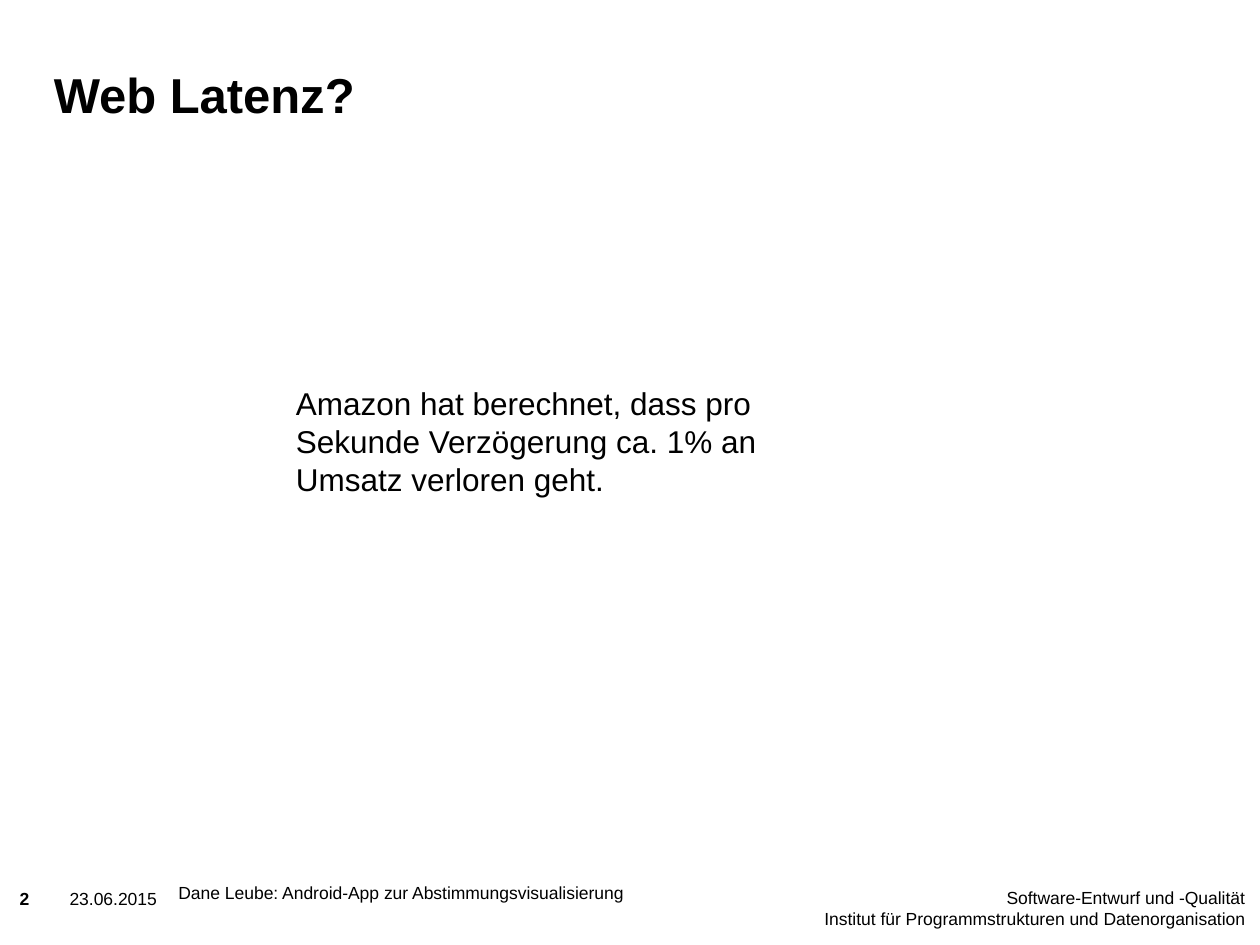
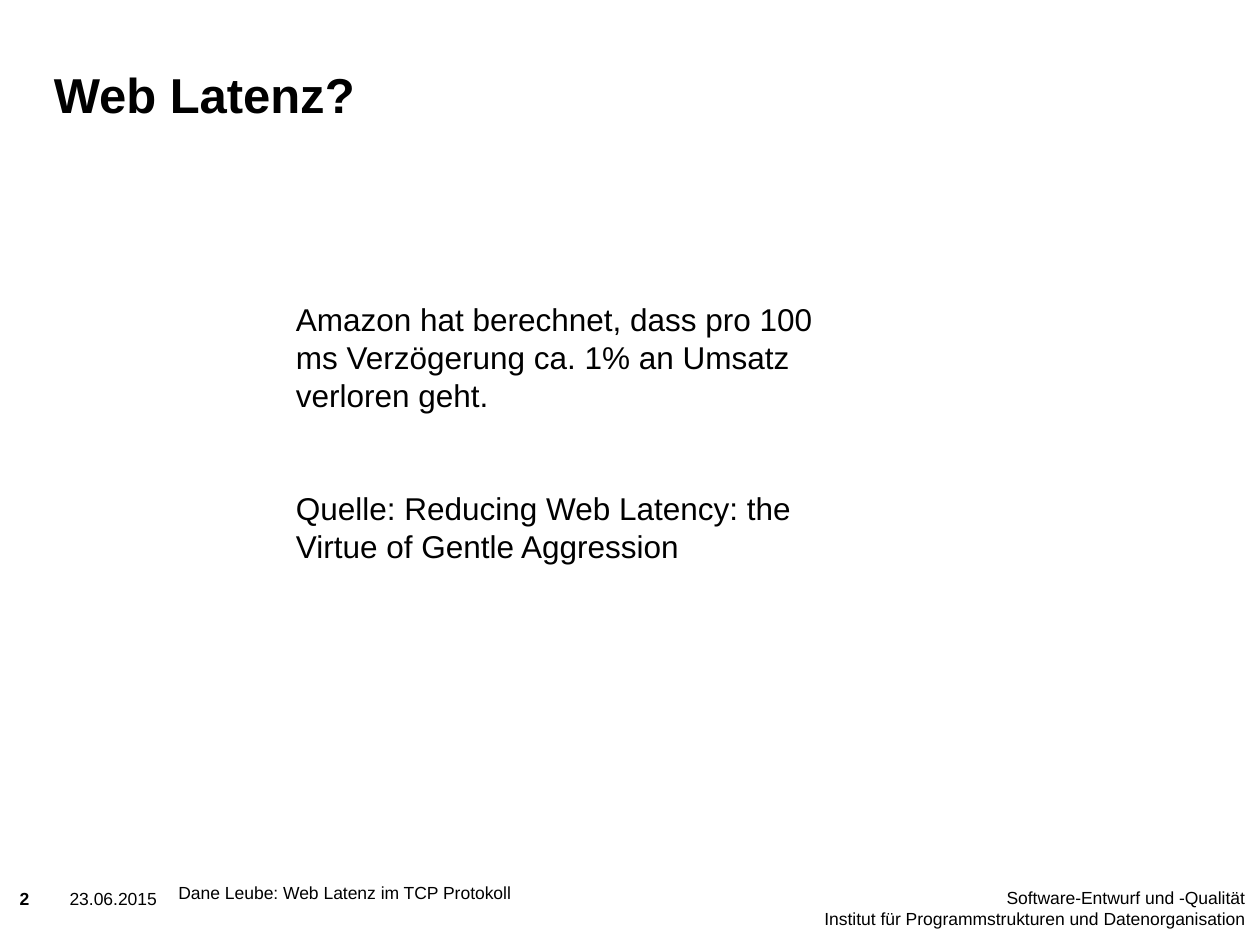
Before and after one commit to holzleube/hotTopics, a slide deck: slide 2 of Vortrag/Vortrag.pptx. Drawn at 1260x945 pixels with LibreOffice and Linux fonts; fonts in the diff are those of the drawing; background and template pictures are left out. Boxes give left, top, right and bottom in pixels: in the first picture for what was removed or moved away, otherwise in the second. Text is boxed around its words. In the diff, an @@ line names an element or a change of style, - is before the commit and + after.

```diff
--- a/Vortrag/Vortrag.pptx
+++ b/Vortrag/Vortrag.pptx
@@ text at bbox=[296, 308, 813, 564]: text changed @@
-Amazon hat berechnet, dass pro Sekunde Verzögerung ca. 1% an Umsatz verloren geht.
+Amazon hat berechnet, dass pro 100 ms Verzögerung ca. 1% an Umsatz verloren geht.
+Quelle: Reducing Web Latency: the Virtue of Gentle Aggression
@@ text at bbox=[178, 886, 511, 899]: text changed @@
-Dane Leube: Android-App zur Abstimmungsvisualisierung
+Dane Leube: Web Latenz im TCP Protokoll
```
Also in this commit, not shown: 10 other slides changed, 1 slide added, 3 other files.
